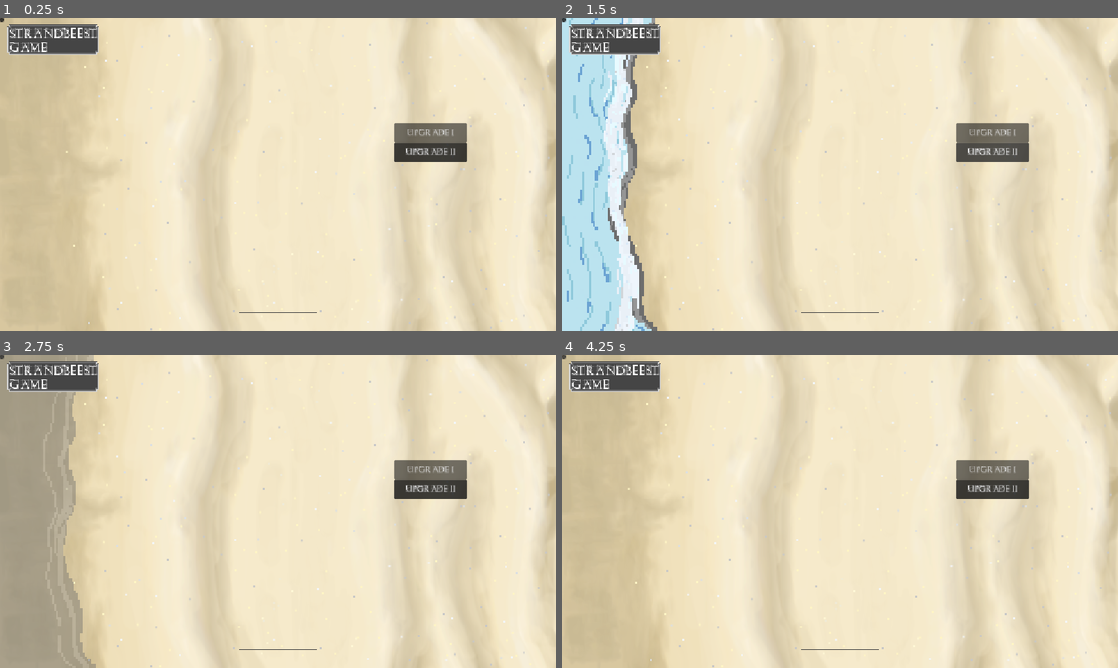
Above: before the commit, frames 1-4 (two rows, left to right).
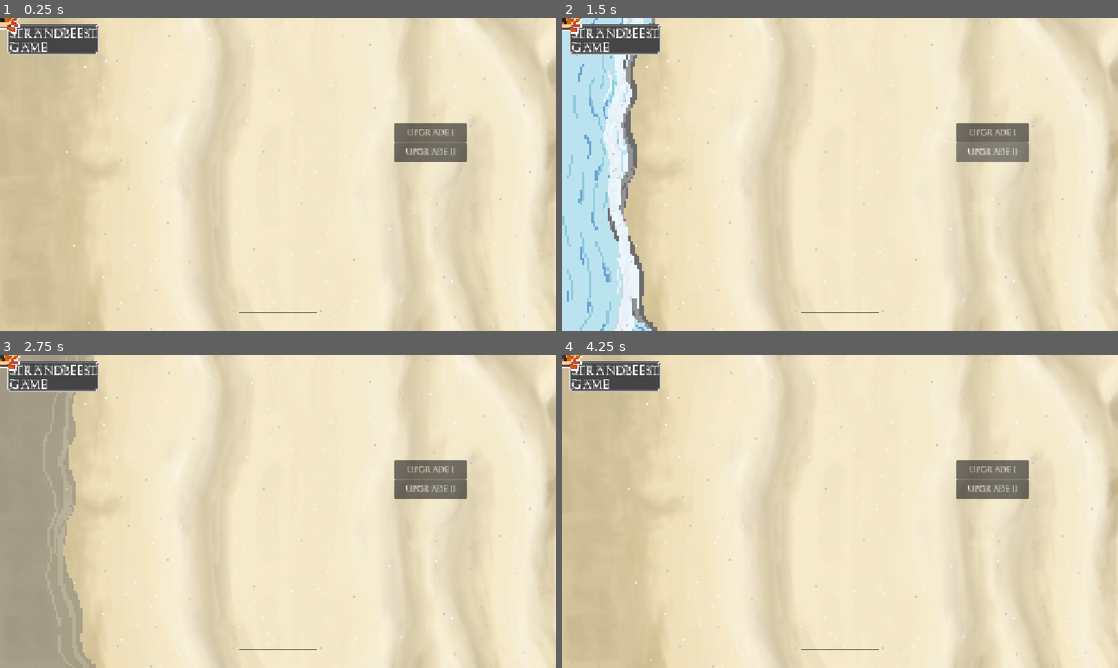
Above: after the commit, the same moments.

Repository: ArifD2286/Strandbeest-Game
Game: Godot game, scene res://Game.tscn
Two runs of this game, one before a commit and one after it. Both use one fixed random seed, a clock stepped at 60 frames per second and the inputs below.
Inputs (mouse positions are in pixels of both pictures, inside the frame that each line leads up to; where the layout moved, square brackets give the same spot in the first picture):
- Up to frame 1 (0.25 s): no input
- Up to frame 2 (1.5 s): click "Upgrade ii" at 0.5 s; click "Upgrade ii" at 1.25 s
- Up to frame 3 (2.75 s): click (0, 358) at 2 s
- Up to frame 4 (4.25 s): click (562, 358) [990, 489] at 2.75 s; click (562, 358) at 3.5 s

The runs differ from the first frame. In frame 1, 0.8% of the frame differs, in the area x 0-84%, y 0-46%; in frame 2, 0.9%; in frame 3, 0.9%; in frame 4, 0.9%.
Error before the commit: Parse Error: Unexpected "if" in class body. (res://crab.gd:9)
Error after the commit: Invalid assignment of property or key 'visibile' with value of type 'bool' on a base object of type 'Label'. (res://tutorial.gd:24)

Commit message:
Update 4.1
Notes:
Changes:
- Progress on tutorial mechanics

Diff:
--- a/strandbeest-game/Game.tscn
+++ b/strandbeest-game/Game.tscn
@@ -161,7 +161,7 @@
 
 [node name="UI" type="CanvasLayer" parent="." unique_id=180538813]
 
-[node name="Upgrade Panel Background" type="TextureRect" parent="UI" unique_id=1799130340]
+[node name="Buttons Panel Background" type="TextureRect" parent="UI" unique_id=1799130340]
 offset_left = 912.0
 offset_top = 20.0
 offset_right = 1132.0
@@ -183,14 +183,6 @@
 theme_override_fonts/font = ExtResource("1_xkndl")
 text = "Upgrade ii"
 
-[node name="Start Tutorial" type="Button" parent="UI" unique_id=813323383]
-offset_left = 817.0
-offset_top = 258.0
-offset_right = 967.0
-offset_bottom = 298.0
-theme_override_fonts/font = ExtResource("1_xkndl")
-text = "Upgrade ii"
-
 [node name="Tutorial" type="Control" parent="UI" unique_id=1892516250]
 layout_mode = 3
 anchors_preset = 0
@@ -208,6 +200,11 @@
 offset_right = 8.0
 offset_bottom = 8.0
 
+[node name="Start Tutorial" type="Button" parent="UI/Tutorial" unique_id=171098884]
+layout_mode = 0
+offset_right = 8.0
+offset_bottom = 8.0
+
 [node name="Dialogue" type="Label" parent="UI/Tutorial" unique_id=2030920503]
 layout_mode = 0
 offset_right = 40.0
--- a/strandbeest-game/crab.gd
+++ b/strandbeest-game/crab.gd
@@ -2,14 +2,16 @@
 
 
 @onready var animation = $AnimatedSprite2D
-@onready var play = get_node("/root/UI/Tutorial")
+@onready var tutorial = get_node("/root/Node2D/UI/Tutorial")
 
 var loop_amount: float = 3.0
 
-if
+func _process(delta: float) -> void:
+	# Reminder: To get a variable from a different node, you first must use get_node
+	# and then add the node's name, (node name.variable name)
+	if tutorial.tutorial_playing == true:
+		play_animation()
 
-func _ready():
-	play_animation()
 
 func play_animation():
 	animation.animation_finished.connect(_on_animation_finished)
--- a/strandbeest-game/project.godot
+++ b/strandbeest-game/project.godot
@@ -22,7 +22,7 @@
 
 [editor_plugins]
 
-enabled=PackedStringArray("res://addons/godot_super-wakatime/plugin.cfg")
+enabled=PackedStringArray("res://addons/godot_super-wakatime/plugin.cfg", "res://addons/script_splitter/plugin.cfg")
 
 [physics]
 
--- a/strandbeest-game/tutorial.gd
+++ b/strandbeest-game/tutorial.gd
@@ -1 +1,43 @@
 extends Control
+
+# Notes:
+# First, we make a condition where only if the start tutorial button is pressed,
+# only then the tutorial sequence starts playing.
+# We add a back and next button instead of just "space to continue" because
+# some people might accidentally press continue, coudln't step back,
+# and has to repeat through the whole sequence of the tutorial again.
+
+# Talking about sequence of the tutorial, we can use a similar mechanic in wave_bottom.gd - states
+
+# Code to start tutorial
+@onready var dialogue = $Dialogue
+@onready var back_button = $"Back Button"
+@onready var next_button = $"Next Button"
+@onready var start_tutorial = $"Start Tutorial"
+
+
+var tutorial_playing: bool = false
+var _state: String = "Tutorial finished"
+
+
+func _ready() -> void:
+	dialogue.visibile = false
+	back_button.visible = false
+	next_button.visible = false
+
+func _process(delta: float) -> void:
+	if start_tutorial.pressed:
+		tutorial_playing = true
+	if tutorial_playing == true:
+		match _state:
+			"Phase 1":
+				dialogue.visible = true
+				next_button.visible = true
+				dialogue.text = "Hello player, welcome to Strandbeest Game! I am Mr Crabs but you can call me ..."
+				if next_button.pressed:
+					_state = "Phase 2"
+			"Phase 2":
+				dialogue.visible = true
+				next_button.visible = true
+				back_button.visible = true
+				dialogue.text = "This game "
